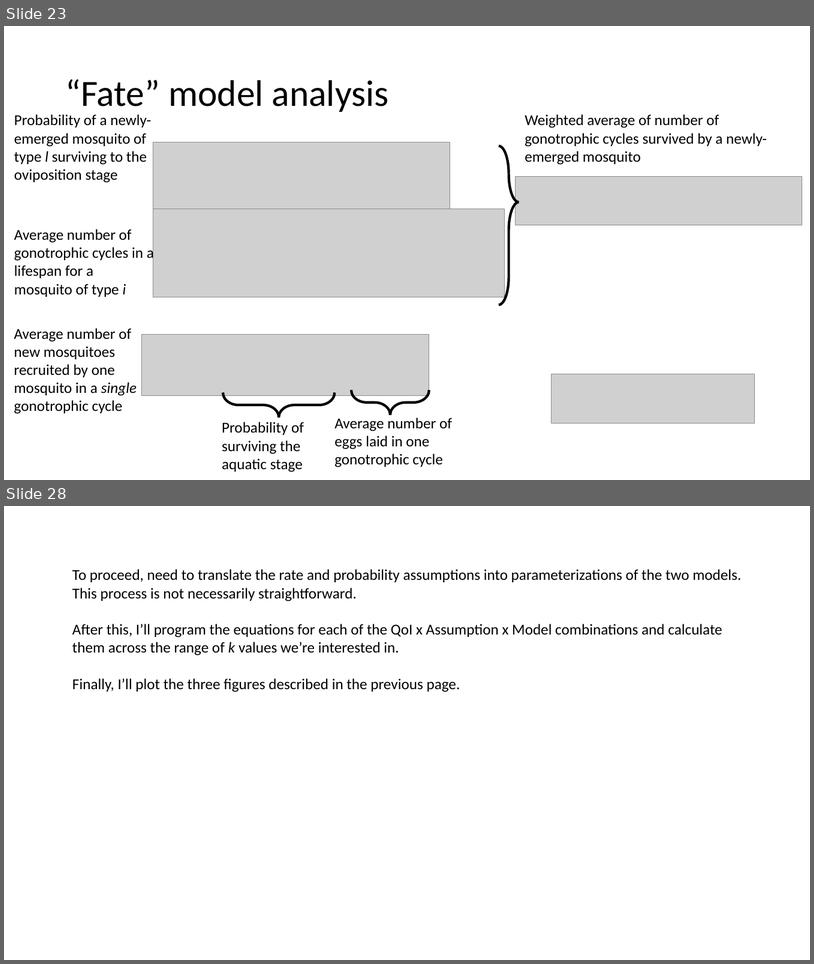
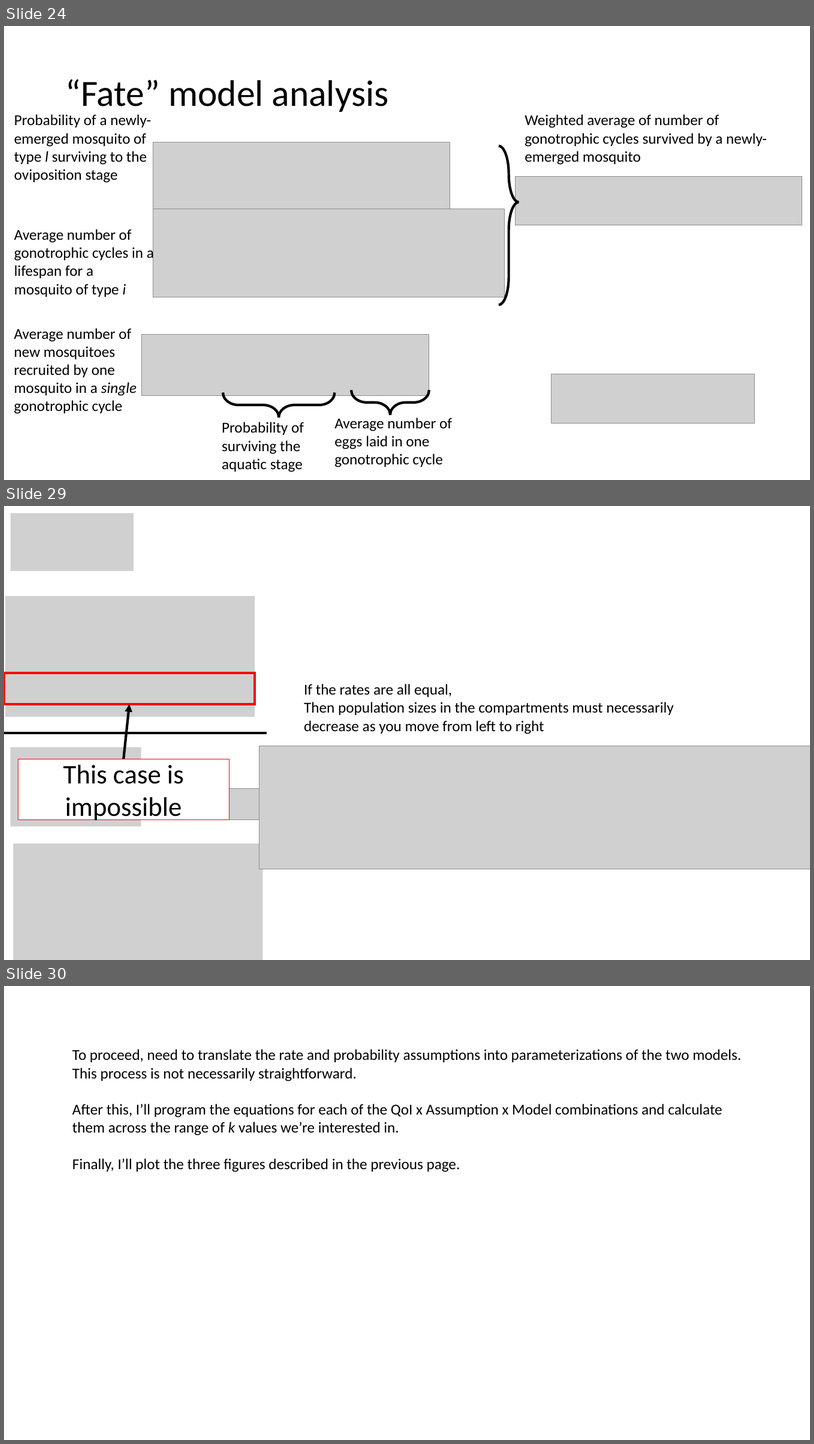
Before and after one commit to kydahl/MBF_models, a slide deck: presentations/Multiple blood feeding case studies.pptx. Shown one above the other, each under a label of ours: slides 23 and 28 before the commit, slides 24, 29 and 30 after it; the slides between them are not shown. The pictures are 814x964 and 814x1444 pixels, drawn with LibreOffice and Linux fonts; fonts in the diff are those of the drawing; grey boxes stand for pictures. Boxes give left, top, right and bottom in pixels: in the first picture for what was removed or moved away, otherwise in the second. Text is boxed around its words. In the diff, an @@ line names an element or a change of style, - is before the commit and + after.

Commit message:
finish case study parameterization

```diff
--- a/presentations/Multiple blood feeding case studies.pptx
+++ b/presentations/Multiple blood feeding case studies.pptx
@@ slide 29 added at box(4, 506, 810, 960), background #FFFFFF @@
@@ picture added at box(11, 513, 134, 571) @@
@@ rectangle added at box(267, 506, 810, 960), fill #FFFFFF @@
@@ picture added at box(5, 596, 255, 717) @@
@@ rectangle added at box(4, 673, 255, 705), outline #FF0000 3 pt @@
@@ text added at box(304, 684, 674, 734), 18 pt, text #000000 @@
+If the rates are all equal,
+Then population sizes in the compartments must necessarily decrease as you move from left to right
@@ arrow added from (124, 759) to (129, 704), #000000 3 pt @@
@@ line added from (4, 733) to (810, 733), #000000 3 pt @@
@@ picture added at box(11, 747, 141, 826) @@
@@ picture added at box(259, 745, 810, 868) @@
@@ rectangle added at box(18, 759, 229, 820), fill #FFFFFF, outline #FF0000 0.75 pt, 32 pt, text #000000 @@
+This case is impossible
@@ picture added at box(98, 789, 392, 820) @@
@@ picture added at box(13, 844, 263, 960) @@
@@ what was slide 23 is now slide 24 @@
@@ what was slide 28 is now slide 30 @@
```
Also in this commit, not shown: 6 slides changed, 2 other slides added, 1 slide removed, 2 other files.
